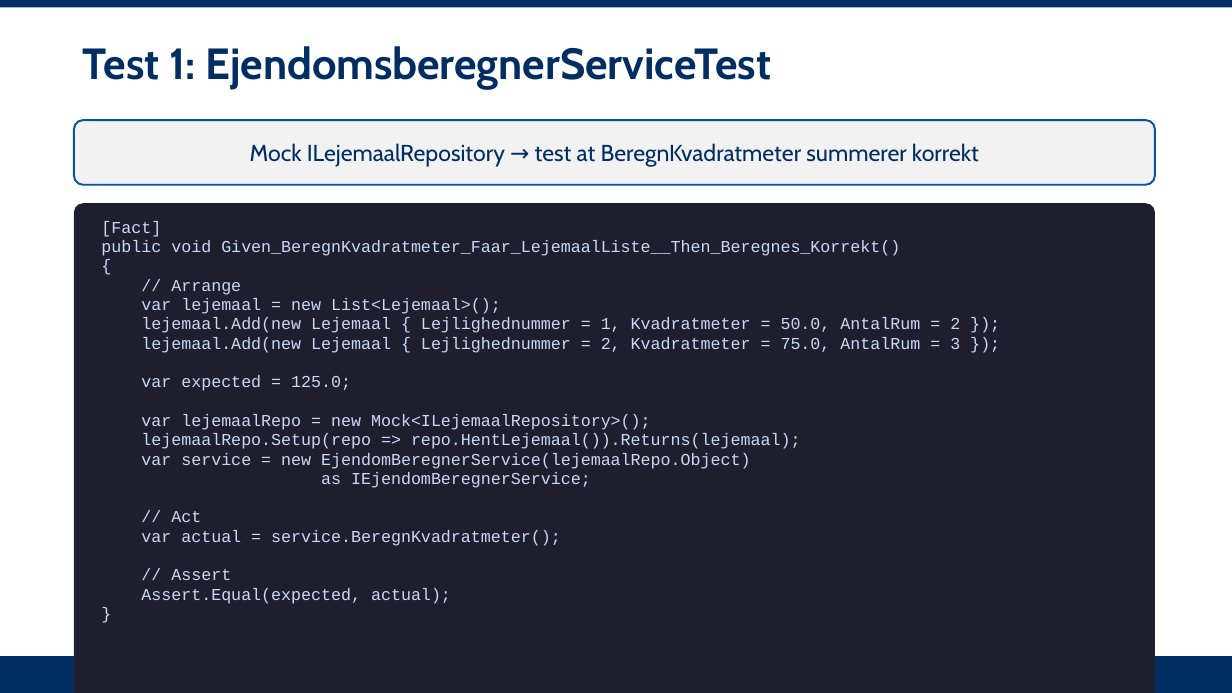
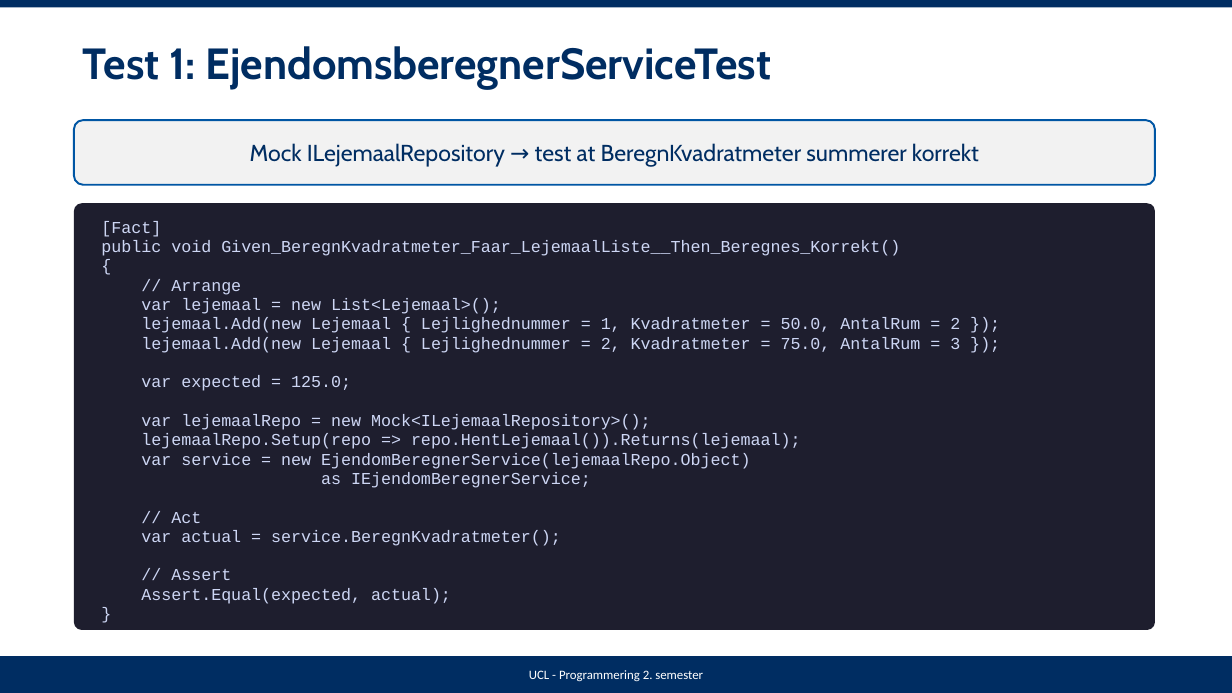
Before and after one commit to kbr-ucl/DMU-2-Semester-Programmering, a slide deck: slide 7 of Opgaver/SOLID/Case-EjendomBeregner/03-Ejendomsberegner-Unittest-Vejledende-Loesning.pptx. Drawn at 1232x693 pixels with LibreOffice and Linux fonts; fonts in the diff are those of the drawing. Boxes give left, top, right and bottom in pixels: in the first picture for what was removed or moved away, otherwise in the second. Text is boxed around its words. In the diff, an @@ line names an element or a change of style, - is before the commit and + after.

```diff
--- a/Opgaver/SOLID/Case-EjendomBeregner/03-Ejendomsberegner-Unittest-Vejledende-Loesning.pptx
+++ b/Opgaver/SOLID/Case-EjendomBeregner/03-Ejendomsberegner-Unittest-Vejledende-Loesning.pptx
@@ rounded rectangle: place and size @@
-rounded rectangle at box(74, 203, 1155, 693)
+rounded rectangle at box(74, 203, 1155, 630)
@@ text added at box(529, 670, 703, 682), 10 pt, text #FFFFFF @@
+UCL - Programmering 2. semester
```
Also in this commit, not shown: 9 other slides changed, 3 other files.
